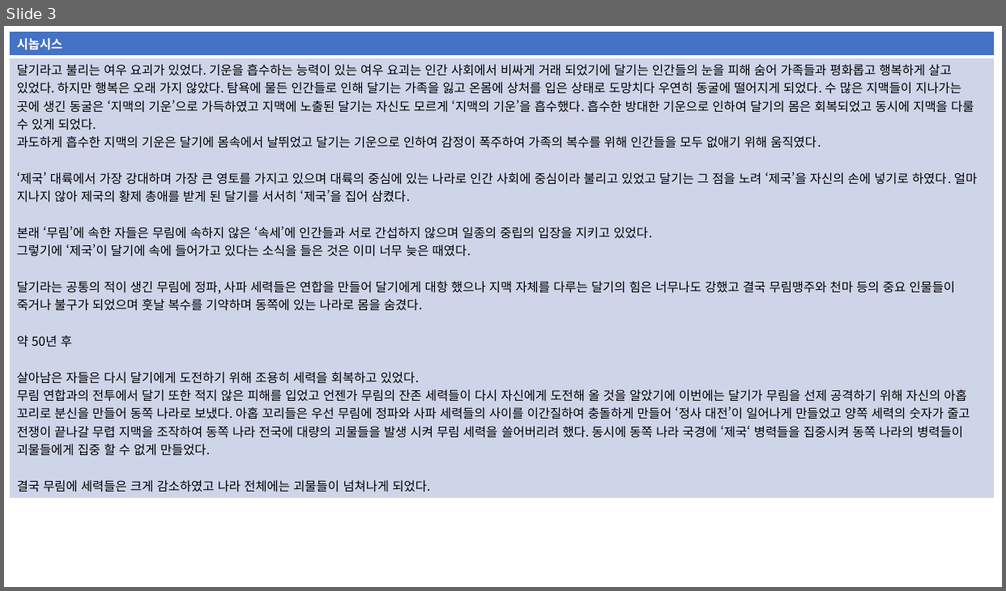
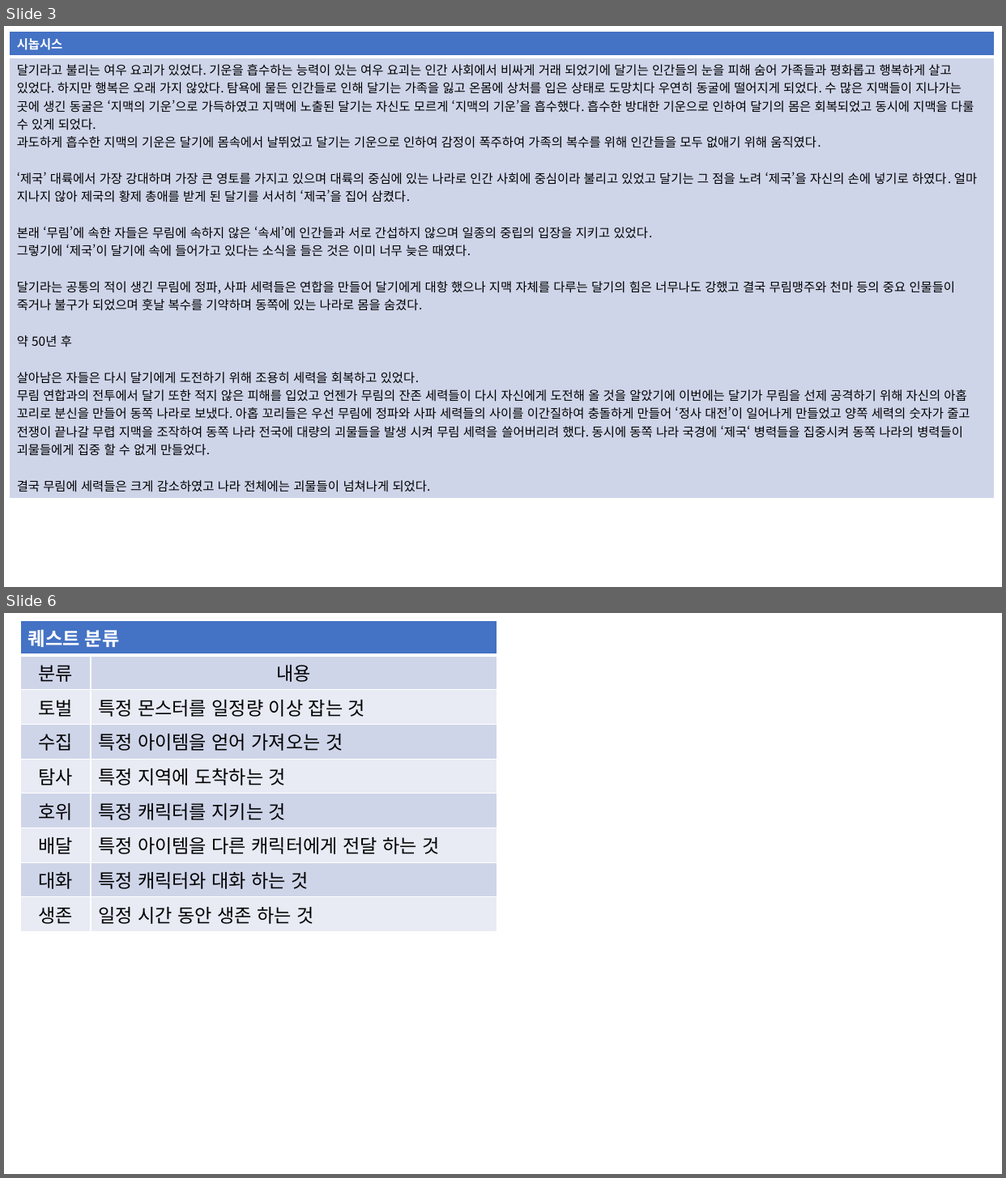
Before and after one commit to yjk0401/unityenginebasic_9th, a slide deck: 기획/메인 스토리 기획서.pptx. Shown one above the other, each under a label of ours: slide 3 before the commit, slides 3 and 6 after it; the slides between them are not shown. The pictures are 1006x591 and 1006x1178 pixels, drawn with LibreOffice and Linux fonts; fonts in the diff are those of the drawing. Boxes give left, top, right and bottom in pixels: in the first picture for what was removed or moved away, otherwise in the second. Text is boxed around its words. In the diff, an @@ line names an element or a change of style, - is before the commit and + after.

```diff
--- a/기획/메인 스토리 기획서.pptx
+++ b/기획/메인 스토리 기획서.pptx
@@ slide 6 added at <box>4,613,1002,1174</box>, background #FFFFFF @@
@@ table added at <box>20,620,497,927</box>, 9 rows, 2 columns @@
+퀘스트 분류 | 
+분류 | 내용
+토벌 | 특정 몬스터를 일정량 이상 잡는 것
+수집 | 특정 아이템을 얻어 가져오는 것
+탐사 | 특정 지역에 도착하는 것
+호위 | 특정 캐릭터를 지키는 것
+배달 | 특정 아이템을 다른 캐릭터에게 전달 하는 것
+대화 | 특정 캐릭터와 대화 하는 것
+생존 | 일정 시간 동안 생존 하는 것
```
Also in this commit, not shown: 2 slides changed, 1 other slide added.
